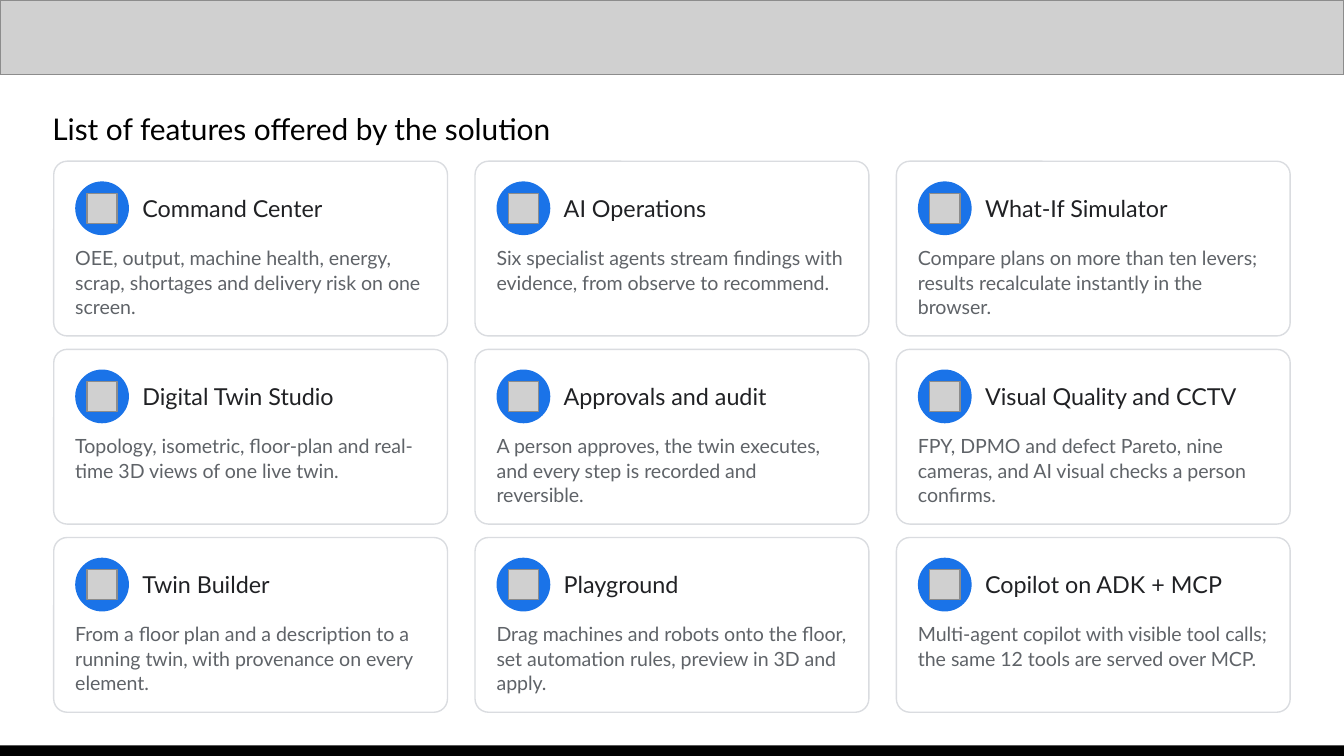
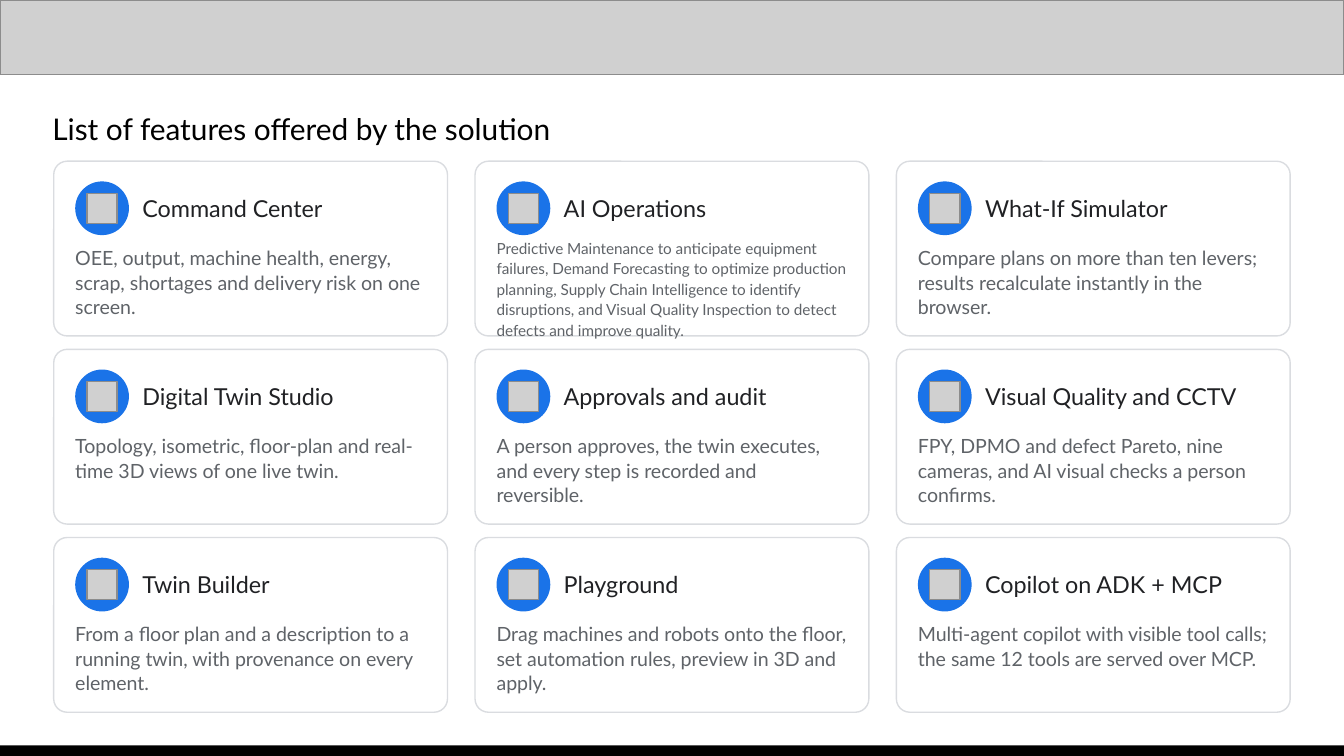
Before and after one commit to The-OWLabs/twin-forge-ai, a slide deck: slide 4 of docs/TwinForge_AI_Builder_Cup.pptx. Drawn at 1344x756 pixels with LibreOffice and Linux fonts; fonts in the diff are those of the drawing; grey boxes stand for pictures. Boxes give left, top, right and bottom in pixels: in the first picture for what was removed or moved away, otherwise in the second. Text is boxed around its words. In the diff, an @@ line names an element or a change of style, - is before the commit and + after.

Commit message:
docs: update Feature 2 (AI Operations) on Slide 4 with the 4 core capabilities

```diff
--- a/docs/TwinForge_AI_Builder_Cup.pptx
+++ b/docs/TwinForge_AI_Builder_Cup.pptx
@@ text at [497, 242, 846, 339]: text changed; size 10.5 to 8.2 pt @@
-Six specialist agents stream findings with evidence, from observe to recommend.
+Predictive Maintenance to anticipate equipment failures, Demand Forecasting to optimize production planning, Supply Chain Intelligence to identify disruptions, and Visual Quality Inspection to detect defects and improve quality.
```
